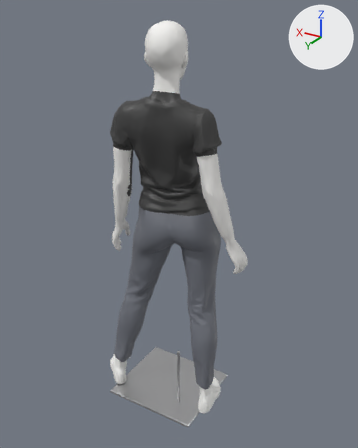
A saved change to the Blender file assets-src/models/mannequins-poses/femme-rig.blend.
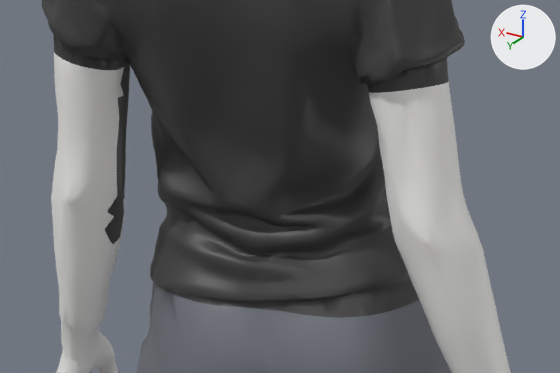
Old and new are each drawn whole from a 50 mm camera at (-1.101, 1.724, 1.783) aimed at (-0.035, -0.053, 0.894) and again close up on the part from 28% to 69% of the width and 29% to 51% of the height. The axes (+X, +Y, +Z) are drawn at upper right. The lights are the same throughout. The first two pictures are the older version.

The scene before the commit, as lines of its bpy script (objects in view):
```python
me_tripo_mesh_03006455_d125_4304_9e06_73c3d64a8316 = bpy.data.meshes.new('tripo_mesh_03006455-d125-4304-9e06-73c3d64a8316')
me_tripo_mesh_03006455_d125_4304_9e06_73c3d64a8316.from_pydata(...)  # 12682 vertices, 24703 faces; spans x -0.37..0.37, y -0.16..0.16, z 0.0..1.75
# faces by material slot: [6419, 7893, 7947, 2444]
me_tripo_mesh_03006455_d125_4304_9e06_73c3d64a8316.materials.append(mat_mannequin_blanc_laque)  # white #f9f8f6
me_tripo_mesh_03006455_d125_4304_9e06_73c3d64a8316.materials.append(mat_tee_noir)  # dark grey #3f3f3f
me_tripo_mesh_03006455_d125_4304_9e06_73c3d64a8316.materials.append(mat_jean_noir_delave)  # grey #6f737c
me_tripo_mesh_03006455_d125_4304_9e06_73c3d64a8316.materials.append(mat_basket_blanc)  # white #fafaf8
ob_mannequin_corps = bpy.data.objects.new('Mannequin_Corps', me_tripo_mesh_03006455_d125_4304_9e06_73c3d64a8316)
ob_mannequin_corps.location = (0.0, 0.0, 0.0)
```
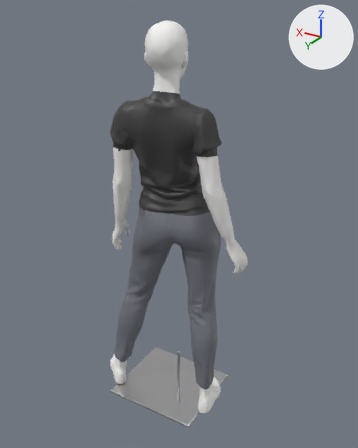
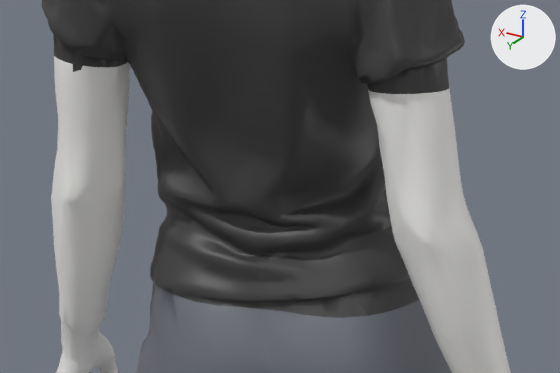
The edits, one by one:
me_tripo_mesh_03006455_d125_4304_9e06_73c3d64a8316 is used by ob_mannequin_corps; location (0.0, 0.0, 0.0).
me_tripo_mesh_03006455_d125_4304_9e06_73c3d64a8316 had 12682 vertices, 24703 faces and spanned x -0.37..0.37, y -0.16..0.16, z 0.0..1.75.
me_tripo_mesh_03006455_d125_4304_9e06_73c3d64a8316 now has 12681 vertices, 24701 faces and spans x -0.37..0.37, y -0.16..0.16, z 0.0..1.75.
Part 1, on me_tripo_mesh_03006455_d125_4304_9e06_73c3d64a8316:
55 vertices are removed from x -0.26..0.17, y -0.04..0.15, z 1.24..1.27.
248 faces are deleted.
8 vertices in x -0.26..0.18, y 0.01..0.1, z 1.27 move by (0.0, 0.0, -0.01).
3 vertices in x -0.15..-0.13, y -0.01..0.07, z 1.24..1.25 move by (0.0, 0.0, 0.01).
19 vertices move from x -0.26..0.18, y -0.05..0.11, z 1.24..1.27 to x -0.26..0.18, y -0.06..0.11, z 1.24..1.27.
54 vertices are added at x -0.26..0.18, y -0.03..0.14, z 1.25..1.27.
62 new faces join them, mat_mannequin_blanc_laque (white #f9f8f6).
184 new faces join them, mat_tee_noir (dark grey #3f3f3f).
me_tripo_mesh_03006455_d125_4304_9e06_73c3d64a8316 part 2: 4 faces spanning x -0.25..0.13, y 0.06..0.15, z 1.26..1.27 switch from mat_mannequin_blanc_laque (white #f9f8f6) to mat_tee_noir (dark grey #3f3f3f).
me_tripo_mesh_03006455_d125_4304_9e06_73c3d64a8316 part 3: 74 faces spanning x 0.11..0.15, y 0.05..0.11, z 1.04..1.26 switch from mat_tee_noir (dark grey #3f3f3f) to mat_mannequin_blanc_laque (white #f9f8f6).

Pixel boxes (x1, y1, x2, y2) of what changed, in the close-ups (560 x 373 px; the box of a moved part takes in the faces that stretch with it):
part 1 of me_tripo_mesh_03006455_d125_4304_9e06_73c3d64a8316, moved or reshaped
    both: (54, 35, 455, 131)
part 2 of me_tripo_mesh_03006455_d125_4304_9e06_73c3d64a8316, recoloured
    both: (73, 64, 82, 72)
part 3 of me_tripo_mesh_03006455_d125_4304_9e06_73c3d64a8316, recoloured (dark grey to white)
    both: (105, 64, 130, 244)
